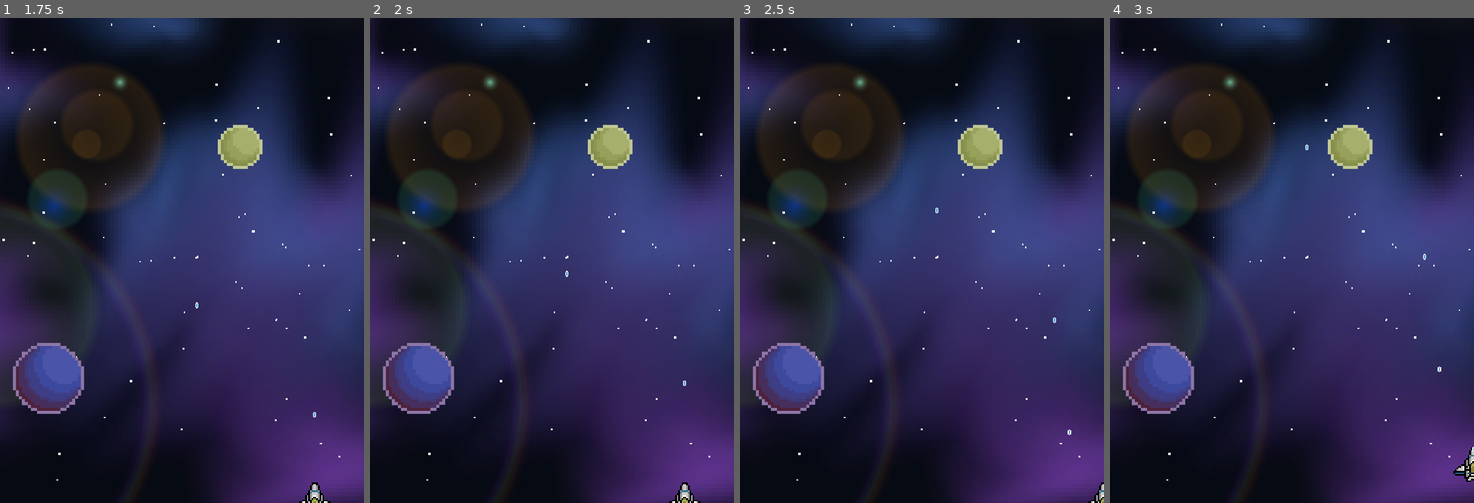
Above: before the commit, frames 1-4 (left to right).
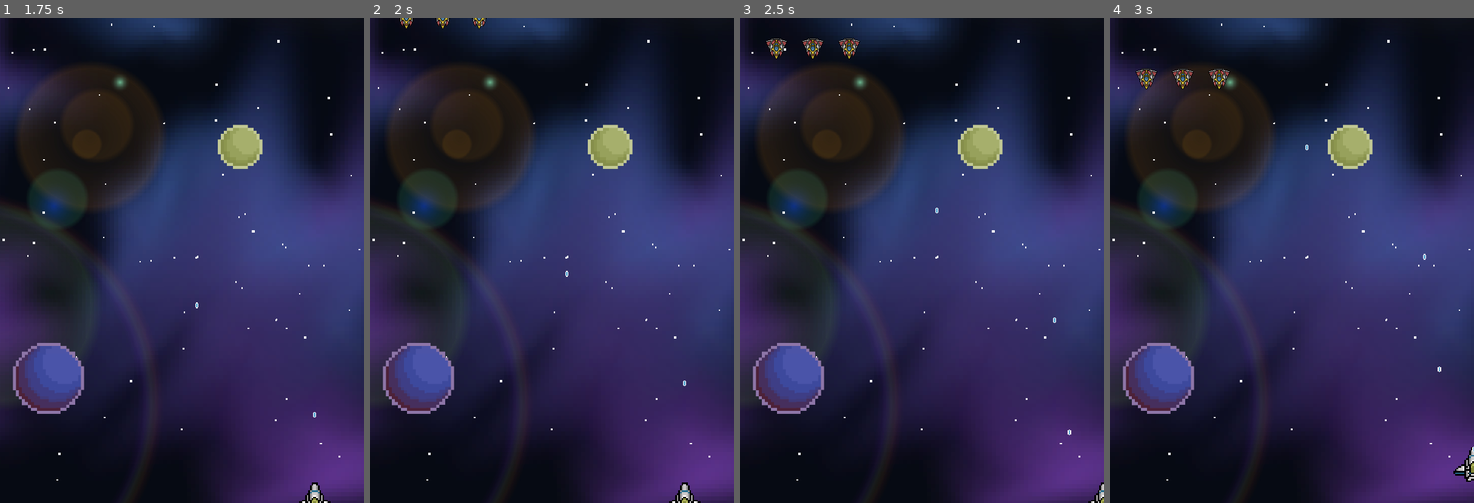
Above: after the commit, the same moments.

Repository: cwilson80/roguelike-bullet-hell
Game: Godot game, scene res://scenes/main.tscn
Two runs of this game, one before a commit and one after it. Both use one fixed random seed, a clock stepped at 60 frames per second and the inputs below. The project has no main scene, so this scene is started directly.
Inputs:
- Up to frame 1 (1.75 s): tap Enter at 0.5 s; hold D (right) 0.53-1.28 s; tap Space (shoot) at 0.6, 1.35 s; hold S (down) from 1.28 s (still down)
- Up to frame 2 (2 s): keep holding S (down)
- Up to frame 3 (2.5 s): release S (down) at 2.03 s; hold D (right) from 2.03 s (still down); tap Space (shoot) at 2.1 s
- Up to frame 4 (3 s): release D (right) at 2.78 s; hold W (up) from 2.78 s (still down); tap Space (shoot) at 2.85 s

Frame 1 is identical in both runs. In frame 2, 0.2% of the frame differs, in the area x 8-32%, y 0-3%; in frame 3, 0.4%; in frame 4, 0.5%, in the area x 7-33%, y 10-15%.
Error before the commit: Parse Error: Preload file "res://Enemy_Rusher.tscn" does not exist. (res://scripts/main.gd:4)

Commit message:
Changed to use UID

Diff:
--- a/scenes/player.tscn
+++ b/scenes/player.tscn
@@ -25,7 +25,7 @@
 "speed": 5.0
 }]
 
-[node name="Player" type="Area2D"]
+[node name="Player" type="CharacterBody2D"]
 position = Vector2(361, 903)
 collision_mask = 60
 script = ExtResource("1_5tu1j")
--- a/scripts/enemy_mid_range.gd
+++ b/scripts/enemy_mid_range.gd
@@ -5,7 +5,7 @@
 var viewport_size = Vector2(720, 960)
 
 #load bullet scene
-var bullet_scene = preload("res://enemy_bullet.tscn")
+var bullet_scene = preload("uid://qoddbhglyuap")
 
 #Used to signal when an enemy is killed
 signal died
--- a/scripts/main.gd
+++ b/scripts/main.gd
@@ -1,8 +1,8 @@
 extends Node2D
 
 #Loads enemies to use
-var enemy = preload("res://Enemy_Rusher.tscn")
-var enemyMid = preload("res://enemy_mid_range.tscn")
+var enemy = preload("uid://dca31lgf1n6va")
+var enemyMid = preload("uid://qa58ublw1g87")
 var score = 0
 
 func _ready():
--- a/scripts/player.gd
+++ b/scripts/player.gd
@@ -1,4 +1,4 @@
-extends Area2D
+extends CharacterBody2D
 
 @onready var screensize = get_viewport_rect().size
 @export var speed = 350
